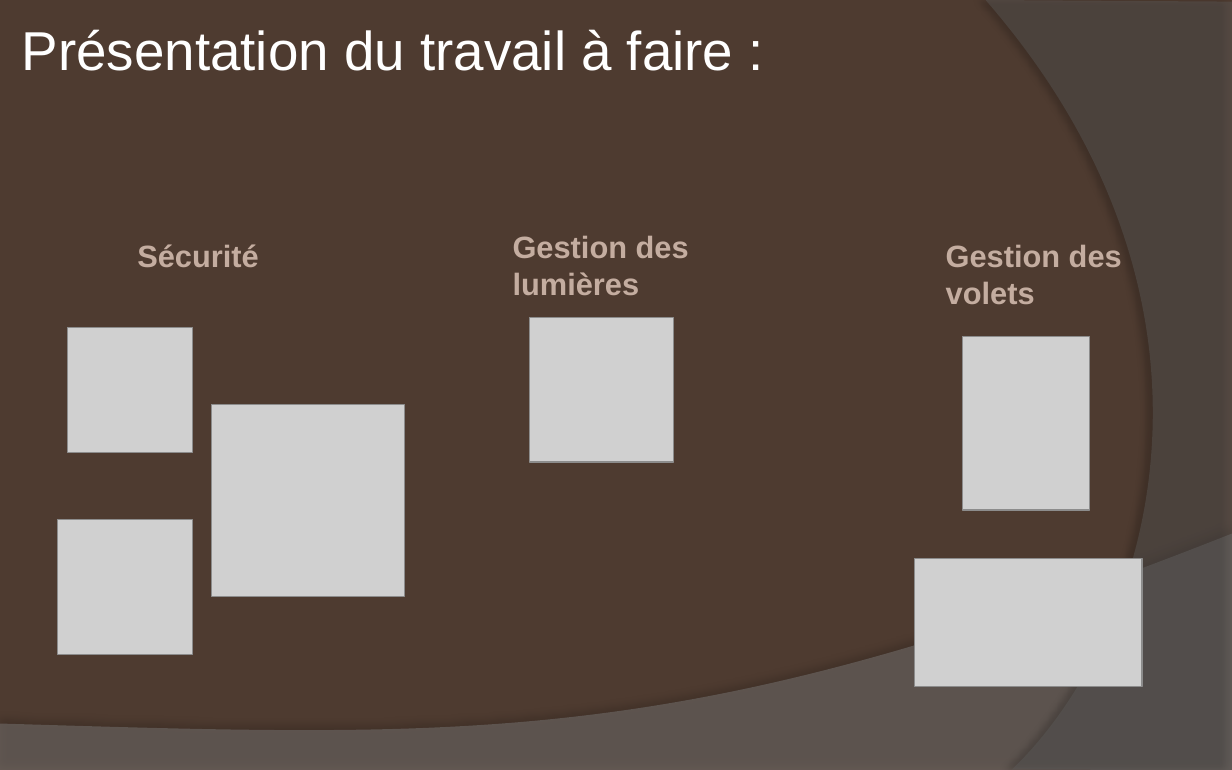
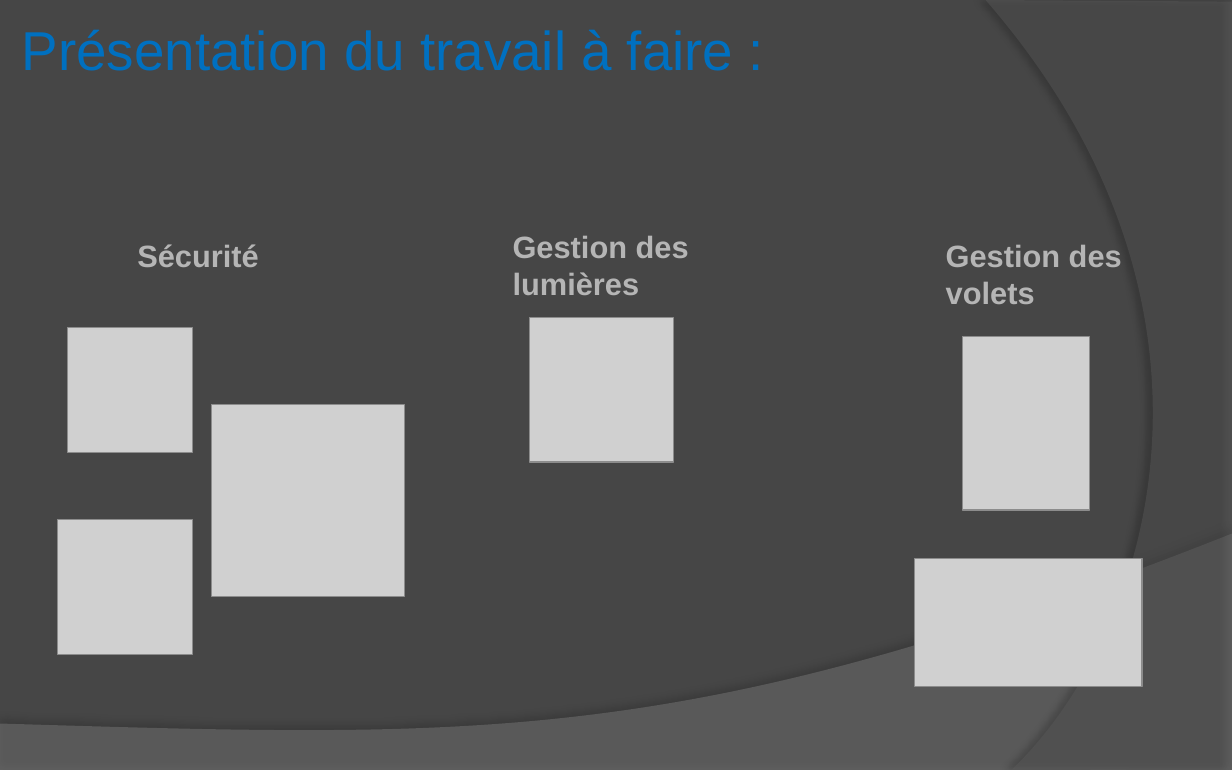
Before and after one commit to DrBalf/domotique_bts_sn_ec_projet, a slide deck: slide 13 of Rapport/Benjamin/RevueDeProjet.pptx. Drawn at 1232x770 pixels with LibreOffice and Linux fonts; fonts in the diff are those of the drawing; grey boxes stand for pictures. Boxes give left, top, right and bottom in pixels: in the first picture for what was removed or moved away, otherwise in the second. Text is boxed around its words. In the diff, an @@ line names an element or a change of style, - is before the commit and + after.

```diff
--- a/Rapport/Benjamin/RevueDeProjet.pptx
+++ b/Rapport/Benjamin/RevueDeProjet.pptx
@@ background #4E3B30 to #464646 @@
@@ text "Présentation du travail à faire ..." at (x1=22, y1=30, x2=733, y2=71): text colour #FFFFFF to #0070C0, letter outline none to #FFFFFF 0.25 pt @@
@@ text colour #C4ADA0 to #B5B5B5 in 3 elements at (x1=137, y1=244, x2=258, y2=267), (x1=513, y1=236, x2=689, y2=295), (x1=946, y1=245, x2=1122, y2=304) @@
```
Also in this commit, not shown: 18 other slides changed, 14 other files.
